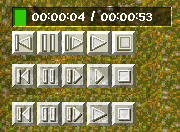
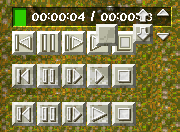
Before/after of a (180, 132) layered artwork. What changed in the layer stack:
removed layer "Color Fill 1" over [17, 69, 130, 121]
added layer "Layer 9 copy 2" above "Layer 9 copy 3" over [157, 9, 169, 16]
added layer "Layer 9 copy 3" above "Layer 9 copy" over [157, 33, 169, 40]
added layer "Layer 9 copy" above "Layer 9" over [137, 9, 149, 22]
added layer "Layer 9" above "Layer 6" over [137, 27, 149, 40]
added layer "Layer 6" above "Layer 7" over [133, 24, 153, 44]
added layer "Layer 7" above "Layer 4 copy" over [17, 69, 130, 121]
painted on "Layer 4 copy" over [96, 24, 118, 46]
